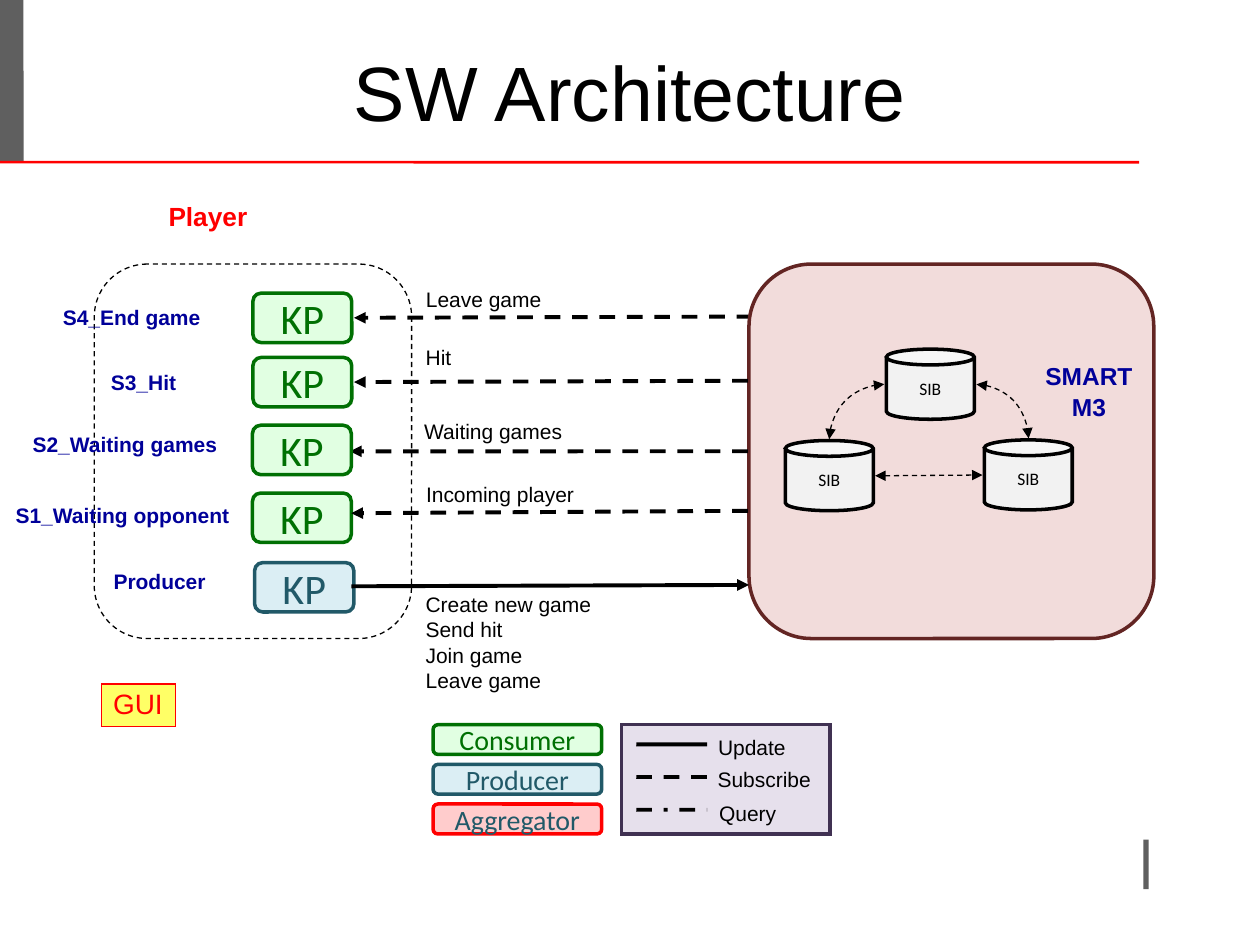
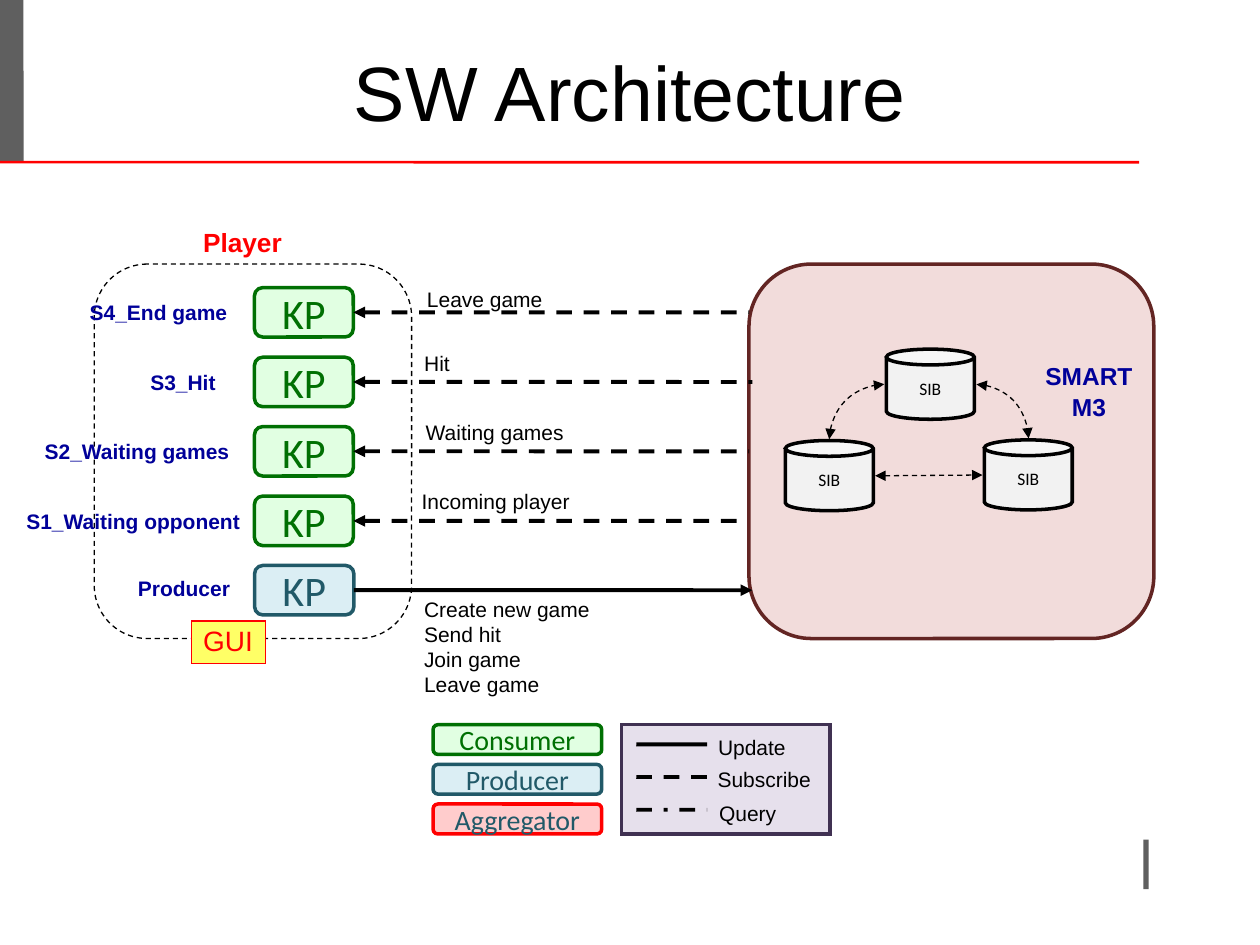
Before and after one commit to LeoIannacone/Rock-Paper-Scissors-Lizard-Spock, a slide deck: slide 4 of doc/ProjectTemplate.ppt. Drawn at 1260x945 pixels with LibreOffice and Linux fonts; fonts in the diff are those of the drawing; background and template pictures are left out. Boxes give left, top, right and bottom in pixels: in the first picture for what was removed or moved away, otherwise in the second. Text is boxed around its words. In the diff, an @@ line names an element or a change of style, - is before the commit and + after.

```diff
--- a/doc/ProjectTemplate.ppt
+++ b/doc/ProjectTemplate.ppt
@@ text "Player": place and size @@
-text "Player" at <box>169,207,248,232</box>
+text "Player" at <box>203,233,282,257</box>
@@ text "S4_End game": place and size @@
-text "S4_End game" at <box>63,308,201,329</box>
+text "S4_End game" at <box>90,304,227,325</box>
@@ rounded rectangle "KP": place and size @@
-rounded rectangle "KP" at <box>253,294,352,343</box>
+rounded rectangle "KP" at <box>255,287,353,336</box>
@@ arrow moved from (752, 316) - (354, 318) to (353, 312) - (748, 312) @@
@@ arrow (353, 312) - (748, 312): arrowheads changed @@
@@ text "S3_Hit": place and size @@
-text "S3_Hit" at <box>111,374,176,393</box>
+text "S3_Hit" at <box>150,374,215,393</box>
@@ arrow moved from (748, 381) - (354, 382) to (353, 382) - (752, 382) @@
@@ arrow (353, 382) - (752, 382): arrowheads changed @@
@@ text "S2_Waiting games": place and size @@
-text "S2_Waiting games" at <box>33,435,217,456</box>
+text "S2_Waiting games" at <box>45,442,229,463</box>
@@ arrow moved from (748, 451) - (350, 451) to (353, 451) - (748, 451) @@
@@ arrow (353, 451) - (748, 451): arrowheads changed @@
@@ text "S1_Waiting opponent": place and size @@
-text "S1_Waiting opponent" at <box>16,507,229,528</box>
+text "S1_Waiting opponent" at <box>26,513,239,533</box>
@@ rounded rectangle "KP": place and size @@
-rounded rectangle "KP" at <box>252,493,350,542</box>
+rounded rectangle "KP" at <box>255,496,353,546</box>
@@ text "Incoming player": place and size @@
-text "Incoming player" at <box>426,486,574,506</box>
+text "Incoming player" at <box>422,493,570,514</box>
@@ arrow moved from (748, 510) - (352, 513) to (353, 520) - (748, 520) @@
@@ arrow (353, 520) - (748, 520): arrowheads changed @@
@@ text "Producer": place and size @@
-text "Producer" at <box>114,573,206,590</box>
+text "Producer" at <box>138,580,230,597</box>
@@ 2 texts, 1 arrow: place and size @@
-2 texts, 1 arrow at <box>352,349,748,692</box>
+2 texts, 1 arrow at <box>354,355,752,697</box>
@@ rectangle "GUI": place and size @@
-rectangle "GUI" at <box>102,684,176,727</box>
+rectangle "GUI" at <box>192,621,266,664</box>
```
Also in this commit, not shown: 12 other slides changed, 8 other files.
